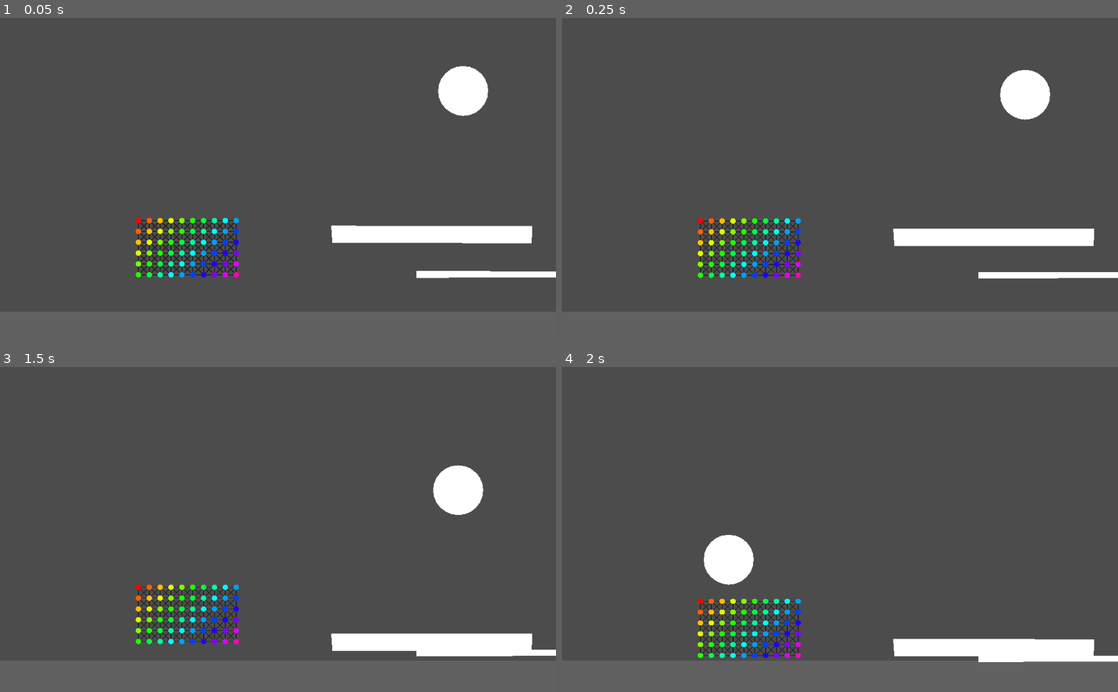
Above: before the commit, frames 1-4 (two rows, left to right).
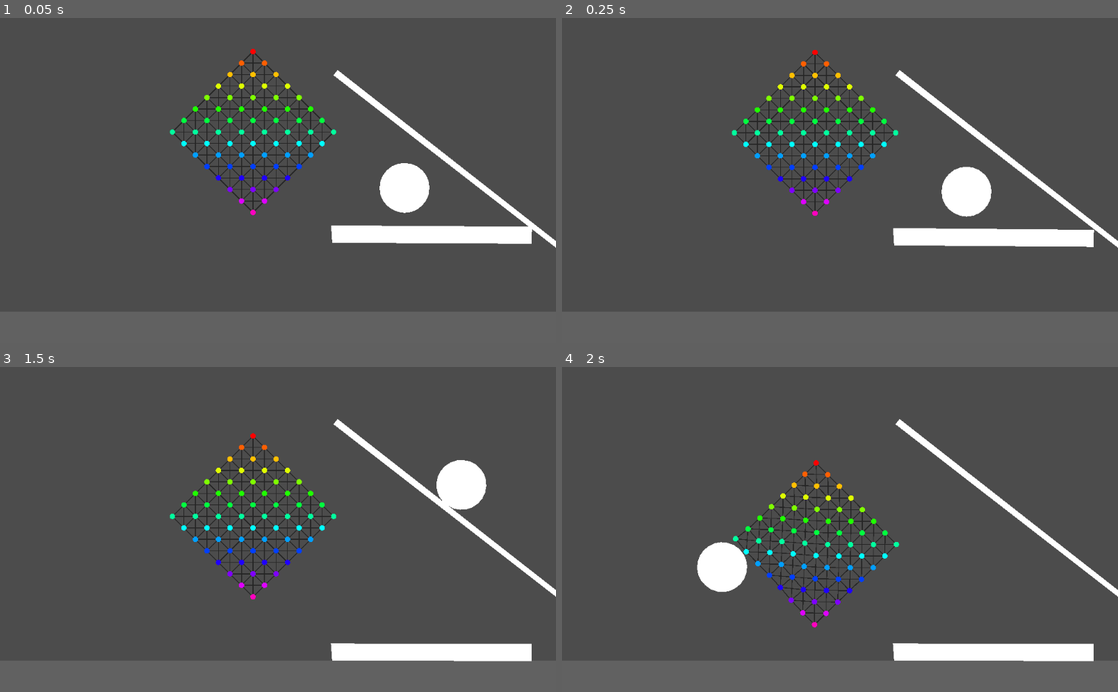
Above: after the commit, the same moments.

Repository: bustedwallstudios/Softbody
Game: Godot game, scene res://2dWorld.tscn
Two runs of this game, one before a commit and one after it. Both use one fixed random seed, a clock stepped at 60 frames per second and the inputs below.
Inputs (mouse positions are in pixels of both pictures, inside the frame that each line leads up to):
- Up to frame 1 (0.05 s): no input
- Up to frame 2 (0.25 s): no input
- Up to frame 3 (1.5 s): tap Enter (ui_accept) at 0.5, 0.77 s; move the mouse to (461, 458) at 0.52 s; hold Right (ui_right) 0.53-1.28 s; move the mouse to (166, 545) at 1.27 s; hold Left (ui_left) from 1.28 s (still down)
- Up to frame 4 (2 s): keep holding Left (ui_left); tap Enter (ui_accept) at 1.52 s

The runs differ from the first frame. In frame 1, 7.6% of the frame differs, in the area x 24-100%, y 9-81%; in frame 2, 7.4%; in frame 3, 6.9%; in frame 4, 6.0%.

Commit message:
Fixed that the body would explode on contact if I set the rotation of the SquishyBody to 180°, by using global_position instead of position in the spring force calculations.

Diff:
--- a/2dWorld.tscn
+++ b/2dWorld.tscn
@@ -40,9 +40,9 @@
 color = Color( 0.384314, 0.384314, 0.384314, 1 )
 polygon = PoolVector2Array( -5.95, -0.225, 5.95, -0.225, 5.95, 1.075, -5.95, 1.075 )
 
-[node name="RotatingBeam" type="RigidBody2D" parent="World"]
-position = Vector2( 1055, 207 )
-mass = 65535.0
+[node name="RotatingBeam" type="StaticBody2D" parent="World"]
+position = Vector2( 639, -203 )
+rotation = 0.66497
 __meta__ = {
 "_edit_group_": true
 }
@@ -77,9 +77,9 @@
 polygon = PoolVector2Array( -16.9075, -0.197987, 20.0952, -0.13546, 20.0282, 3.01541, -16.674, 2.99974 )
 
 [node name="Ball" type="RigidBody2D" parent="World"]
-position = Vector2( 682, -473 )
+position = Vector2( 466, -115 )
 input_pickable = true
-mass = 20.0
+mass = 10.0
 gravity_scale = 5.0
 can_sleep = false
 linear_damp = 0.0
@@ -98,6 +98,10 @@
 polygon = PoolVector2Array( -4.45, 1.625, -4.6, 0.425001, -4.45, -0.775, -4, -1.875, -3.25, -2.825, -2.3, -3.575, -1.2, …(247 unchanged characters)…
 
 [node name="SquishyBody" parent="." instance=ExtResource( 1 )]
-position = Vector2( -514, 6 )
+position = Vector2( -92, -618 )
+rotation = 0.785398
+width = 8
+height = 8
+pxBetweenPoints = 60
 
 [connection signal="input_event" from="World/Ball" to="World/Ball" method="inputEvent"]
--- a/Objects/PhysicsPoint.gd
+++ b/Objects/PhysicsPoint.gd
@@ -15,7 +15,7 @@
 func _physics_process(delta):
 	self.linear_velocity += (totalSpringForce)/mass
 
-	totalSpringForce = Vector2(0, 1)
+	totalSpringForce = Vector2(0, 2)
 
 func integrateForceFromOneSpring(F:Vector2):
 	# Add the force to our velocity, but less force if the point is more massive
--- a/Objects/PhysicsPoint.tscn
+++ b/Objects/PhysicsPoint.tscn
@@ -1,10 +1,13 @@
-[gd_scene load_steps=3 format=2]
+[gd_scene load_steps=4 format=2]
 
 [ext_resource path="res://Objects/PhysicsPoint.gd" type="Script" id=1]
+
+[sub_resource type="PhysicsMaterial" id=2]
 
 [sub_resource type="CircleShape2D" id=1]
 
 [node name="PhysicsPoint" type="RigidBody2D"]
+physics_material_override = SubResource( 2 )
 gravity_scale = 0.0
 continuous_cd = 1
 contacts_reported = 1
--- a/Objects/Spring.gd
+++ b/Objects/Spring.gd
@@ -50,7 +50,7 @@
 		# Get the force vectors to apply to each point
 		# They are just opposites, so we can calculate it once and then set the
 		# force on the other point to the inverse of the force on the first one.
-		var forceOnPointA = aimForceToOtherPoint(totalForce, PointA.position, PointB.position)
+		var forceOnPointA = aimForceToOtherPoint(totalForce, PointA.global_position, PointB.global_position)
 		var forceOnPointB = -forceOnPointA
 
 		# Apply gravity to the points
@@ -100,7 +100,7 @@
 func hookesLawToFindForce() -> float:
 
 	# The distance between them
-	var distBetweenPoints = (PointB.position - PointA.position).length()
+	var distBetweenPoints = (PointB.global_position - PointA.global_position).length()
 
 	# The difference between its current length and its resting length
 	# If this is negative, it will push the points apart
@@ -114,7 +114,7 @@
 
 func findDampingForce() -> float:
 	# The vector pointing towards A from B with length 1
-	var normalizedDirection = (PointB.position - PointA.position).normalized()
+	var normalizedDirection = (PointB.global_position - PointA.global_position).normalized()
 
 	# Just the differnce in linear velocity between A and B
 	var velocityDifference = PointB.linear_velocity - PointA.linear_velocity
